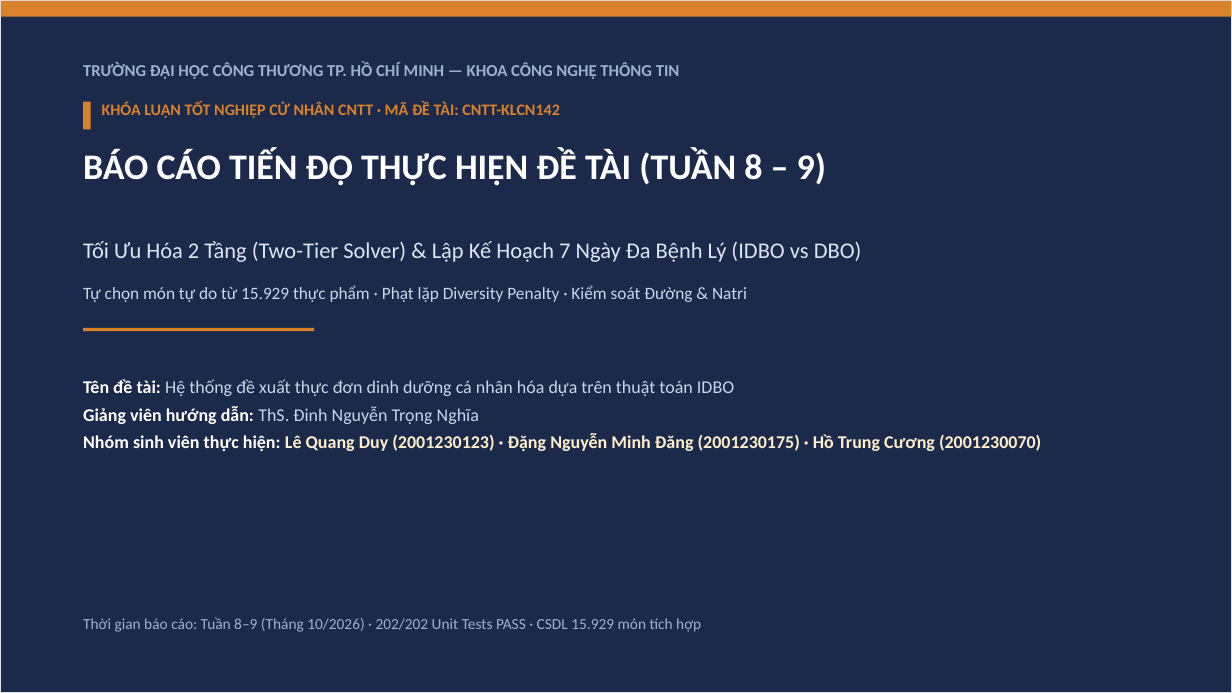
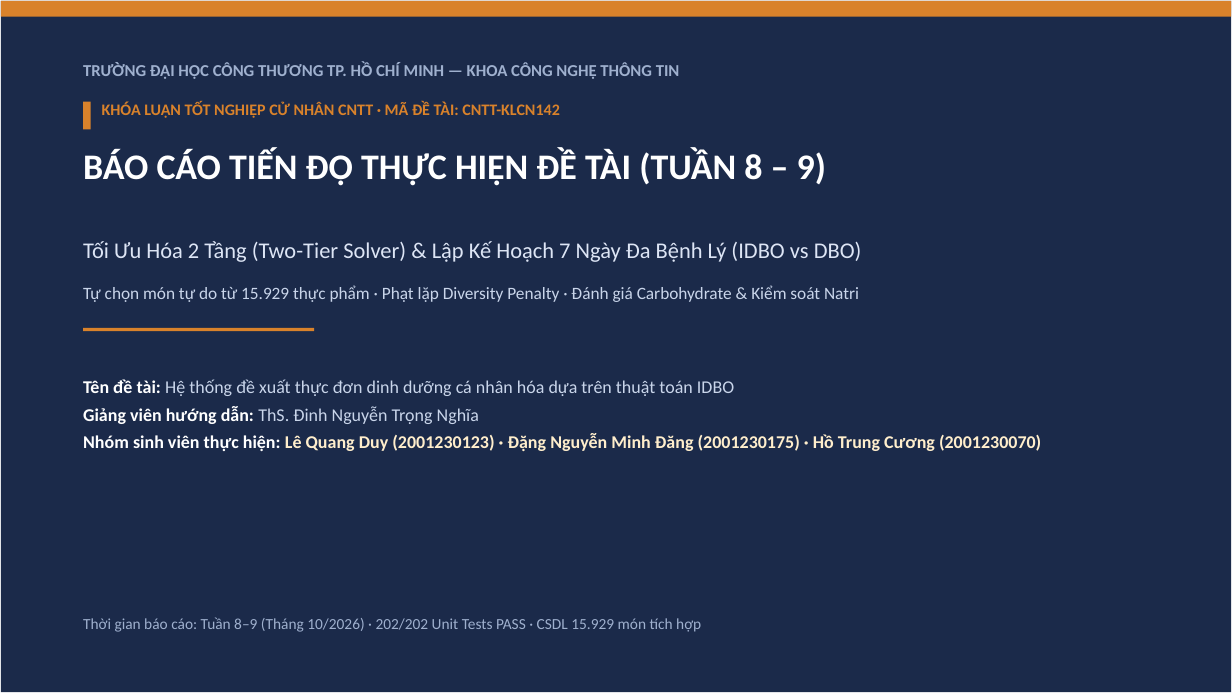
Before and after one commit to duylequang2303/DBO_heathcare, a slide deck: slide 1 of docs/slides/Slide_Bao_Cao_Tuan_8_9_DBO_IDBO.pptx. Drawn at 1232x693 pixels with LibreOffice and Linux fonts; fonts in the diff are those of the drawing. Boxes give left, top, right and bottom in pixels: in the first picture for what was removed or moved away, otherwise in the second. Text is boxed around its words. In the diff, an @@ line names an element or a change of style, - is before the commit and + after.

```diff
--- a/docs/slides/Slide_Bao_Cao_Tuan_8_9_DBO_IDBO.pptx
+++ b/docs/slides/Slide_Bao_Cao_Tuan_8_9_DBO_IDBO.pptx
@@ text at <box>83,285,859,302</box>: text changed @@
-Tự chọn món tự do từ 15.929 thực phẩm · Phạt lặp Diversity Penalty · Kiểm soát Đường & Natri
+Tự chọn món tự do từ 15.929 thực phẩm · Phạt lặp Diversity Penalty · Đánh giá Carbohydrate & Kiểm soát Natri
```
Also in this commit, not shown: 9 other slides changed, 2 other files.
